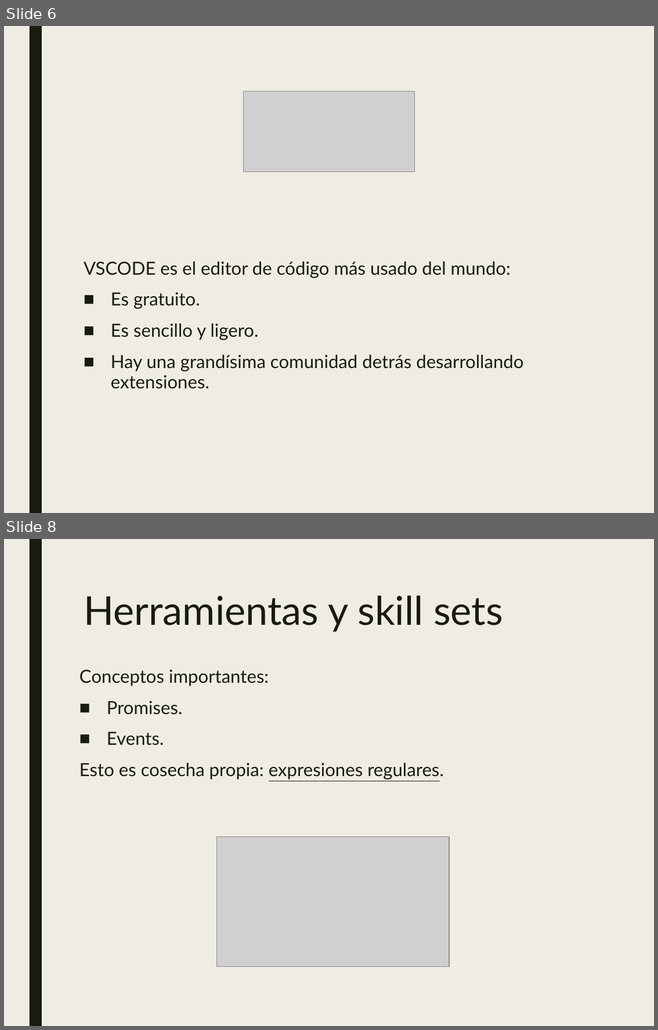
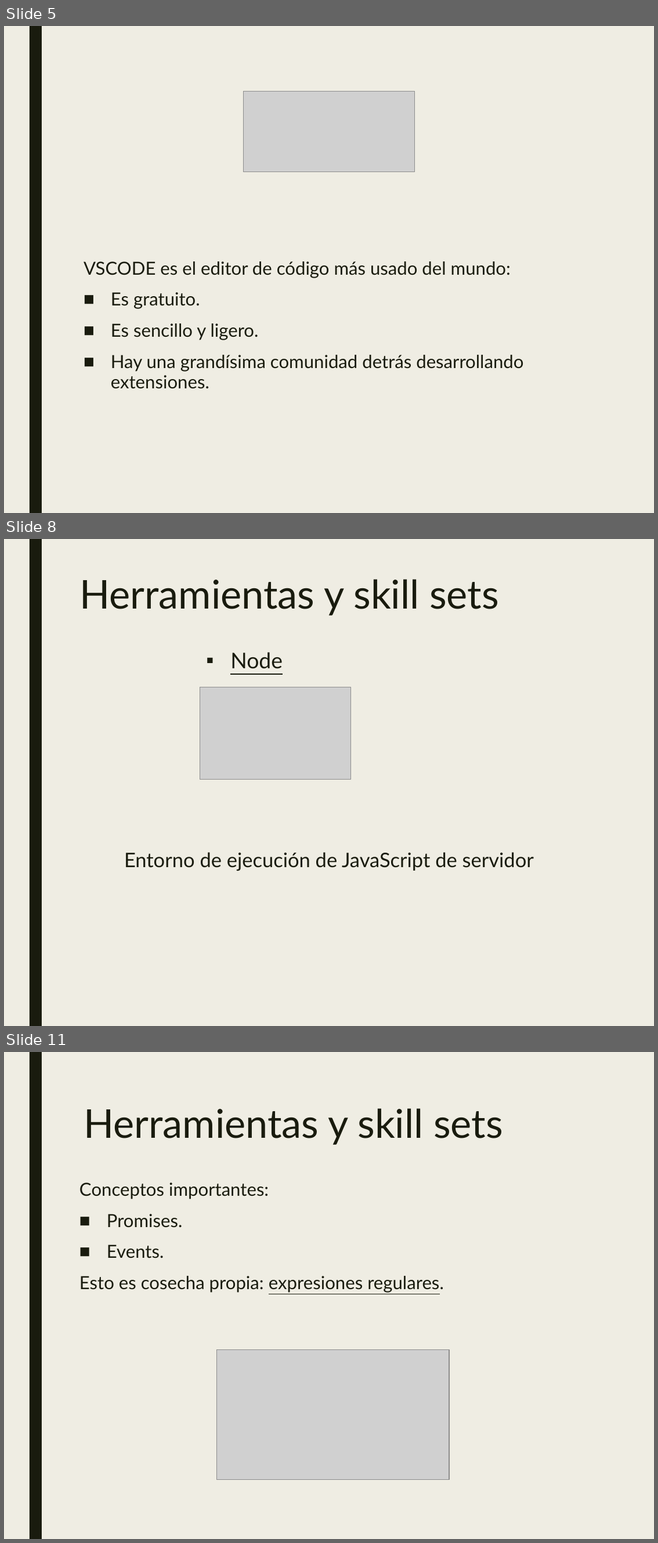
Before and after one commit to JalmarazMartn/dotnetrioja1, a slide deck: VSCODE Extensiones.ppt. Shown one above the other, each under a label of ours: slides 6 and 8 before the commit, slides 5, 8 and 11 after it; the slides between them are not shown. The pictures are 658x1030 and 658x1543 pixels, drawn with LibreOffice and Linux fonts; fonts in the diff are those of the drawing; grey boxes stand for pictures. Boxes give left, top, right and bottom in pixels: in the first picture for what was removed or moved away, otherwise in the second. Text is boxed around its words. In the diff, an @@ line names an element or a change of style, - is before the commit and + after.

```diff
--- a/VSCODE Extensiones.ppt
+++ b/VSCODE Extensiones.ppt
@@ slide 8 added at [4,539,654,1026], background #EFEDE3; not listed: 1 template element that a slide beside it also shows @@
@@ title added at [79,579,499,616], 44 pt, text #191B0E @@
+Herramientas y skill sets
@@ text added at [230,652,282,669], 24 pt, text #191B0E, underline @@
+▪ Node
@@ picture added at [199,687,350,779] @@
@@ text added at [124,852,534,871], 22.2 pt, text #191B0E @@
+Entorno de ejecución de JavaScript de servidor
@@ what was slide 6 is now slide 5 @@
@@ what was slide 8 is now slide 11 @@
```
Also in this commit, not shown: 5 slides changed, 3 other slides added, 1 slide removed.
